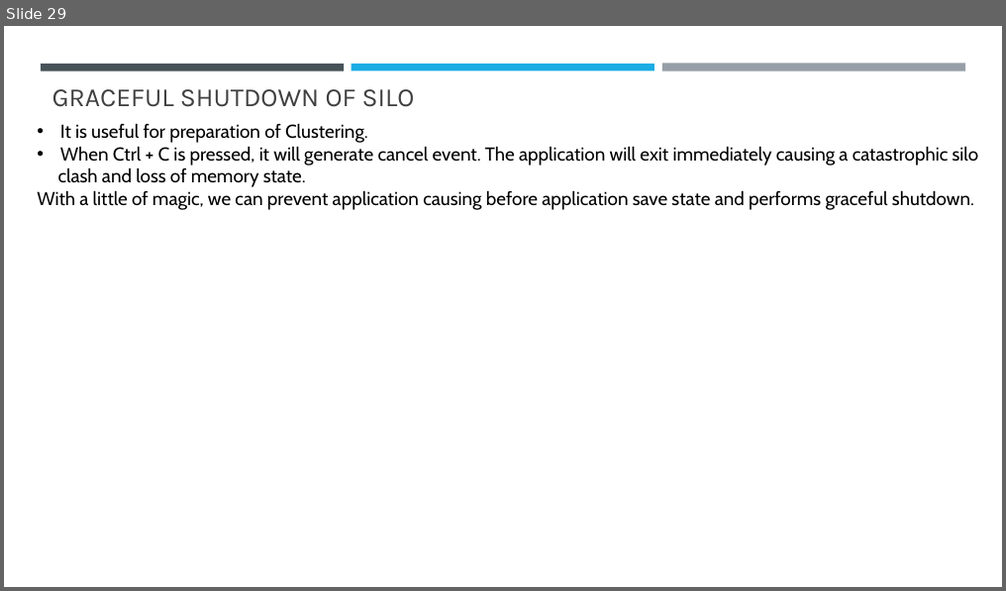
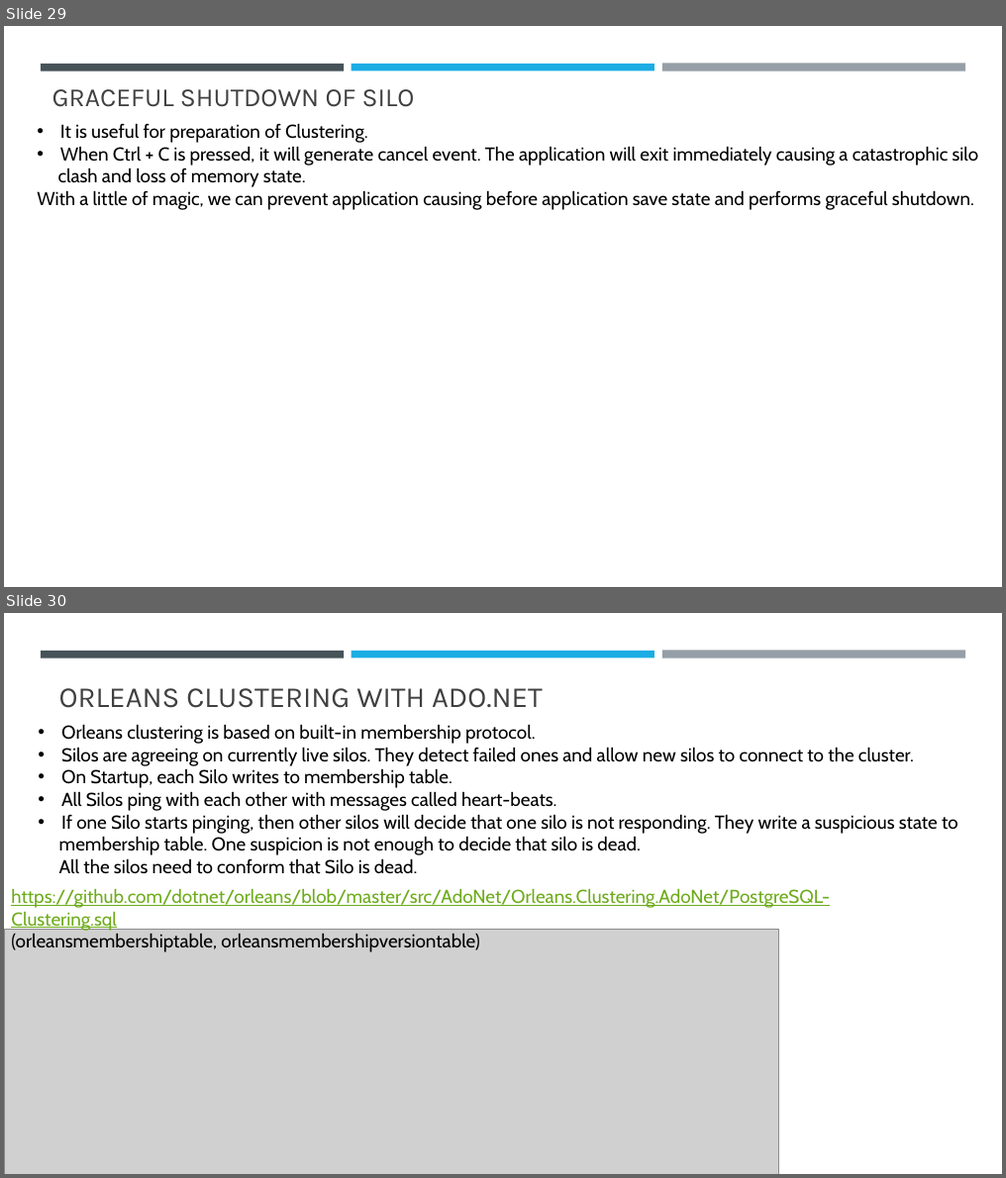
Before and after one commit to sansindia85/Orleans, a slide deck: Presentation/Microsoft Orleans.pptx. Shown one above the other, each under a label of ours: slide 29 before the commit, slides 29 and 30 after it. The pictures are 1006x591 and 1006x1178 pixels, drawn with LibreOffice and Linux fonts; fonts in the diff are those of the drawing; grey boxes stand for pictures. Boxes give left, top, right and bottom in pixels: in the first picture for what was removed or moved away, otherwise in the second. Text is boxed around its words. In the diff, an @@ line names an element or a change of style, - is before the commit and + after.

Commit message:
ADO.Net Clustering (Three silos).

```diff
--- a/Presentation/Microsoft Orleans.pptx
+++ b/Presentation/Microsoft Orleans.pptx
@@ slide 30 added at (4,613,1002,1174), background #FFFFFF; not listed: 3 template elements that a slide beside it also shows @@
@@ title added at (59,688,543,708), 28 pt, text #404040 @@
+ORLEANS CLUSTERING WITH ADO.NET
@@ text added at (59,724,958,874), 18 pt, text #000000 @@
+• Orleans clustering is based on built-in membership protocol.
+• Silos are agreeing on currently live silos. They detect failed ones and allow new silos to connect to the cluster.
+• On Startup, each Silo writes to membership table.
+• All Silos ping with each other with messages called heart-beats.
+• If one Silo starts pinging, then other silos will decide that one silo is not responding. They write a suspicious state to
+membership table. One suspicion is not enough to decide that silo is dead.
+All the silos need to conform that Silo is dead.
@@ text added at (11,889,830,953), 18 pt, text #6EAC1C, underline @@
+https://github.com/dotnet/orleans/blob/master/src/AdoNet/Orleans.Clustering.AdoNet/PostgreSQL-Clustering.sql
+(orleansmembershiptable, orleansmembershipversiontable)
@@ picture added at (4,929,779,1174) @@
```
Also in this commit, not shown: 37 other files.
